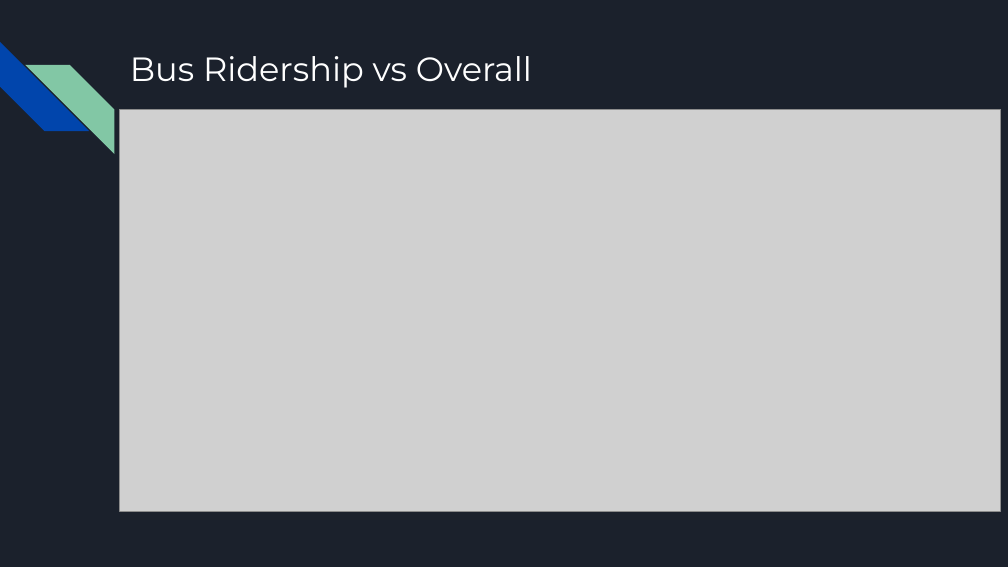
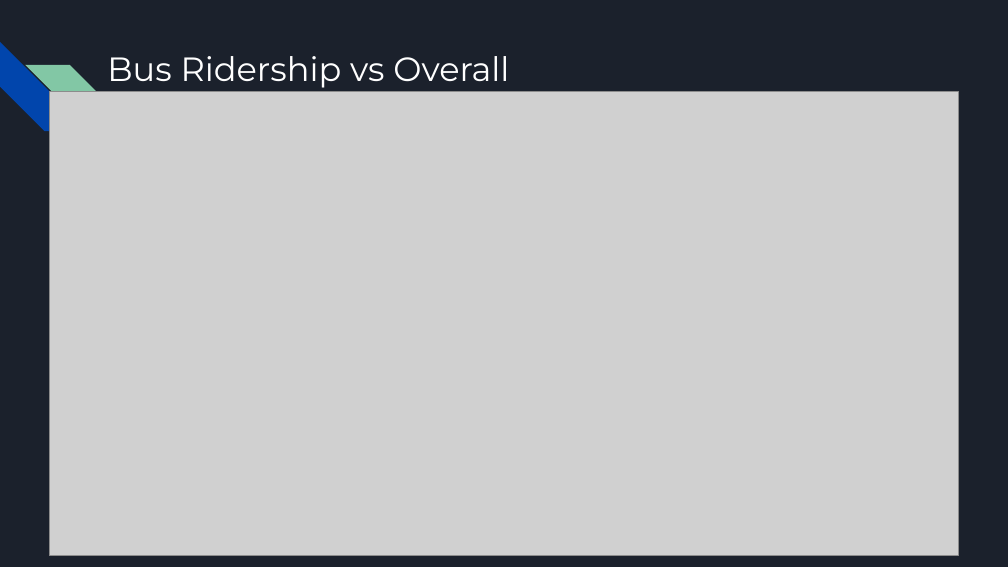
Before and after one commit to tye642/nashville_public_transportation, a slide deck: slide 7 of Capstone Presentation.pptx (slide 6 before the commit). Drawn at 1008x567 pixels with LibreOffice and Linux fonts; fonts in the diff are those of the drawing; grey boxes stand for pictures. Boxes give left, top, right and bottom in pixels: in the first picture for what was removed or moved away, otherwise in the second. Text is boxed around its words. In the diff, an @@ line names an element or a change of style, - is before the commit and + after.

```diff
--- a/Capstone Presentation.pptx
+++ b/Capstone Presentation.pptx
@@ title "Bus Ridership vs Overall": place and size @@
-title "Bus Ridership vs Overall" at box(130, 56, 532, 88)
+title "Bus Ridership vs Overall" at box(107, 56, 509, 88)
@@ picture: place and size @@
-picture at box(120, 110, 1001, 512)
+picture at box(49, 92, 959, 556)
```
Also in this commit, not shown: 9 other slides changed, 2 slides added, 1 other file.
